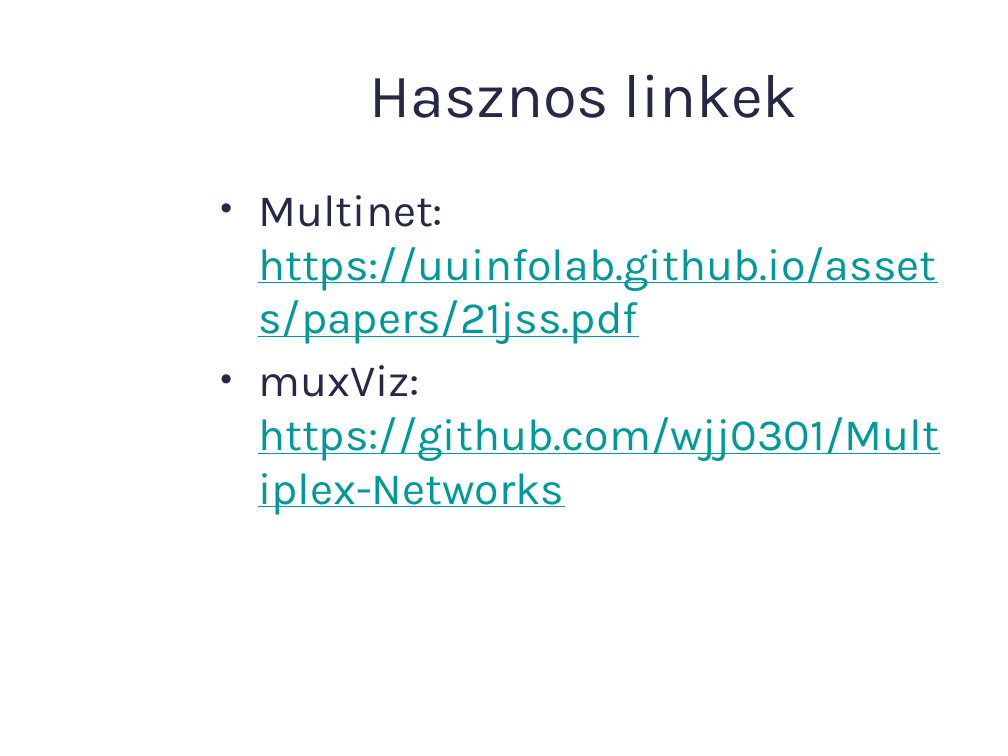
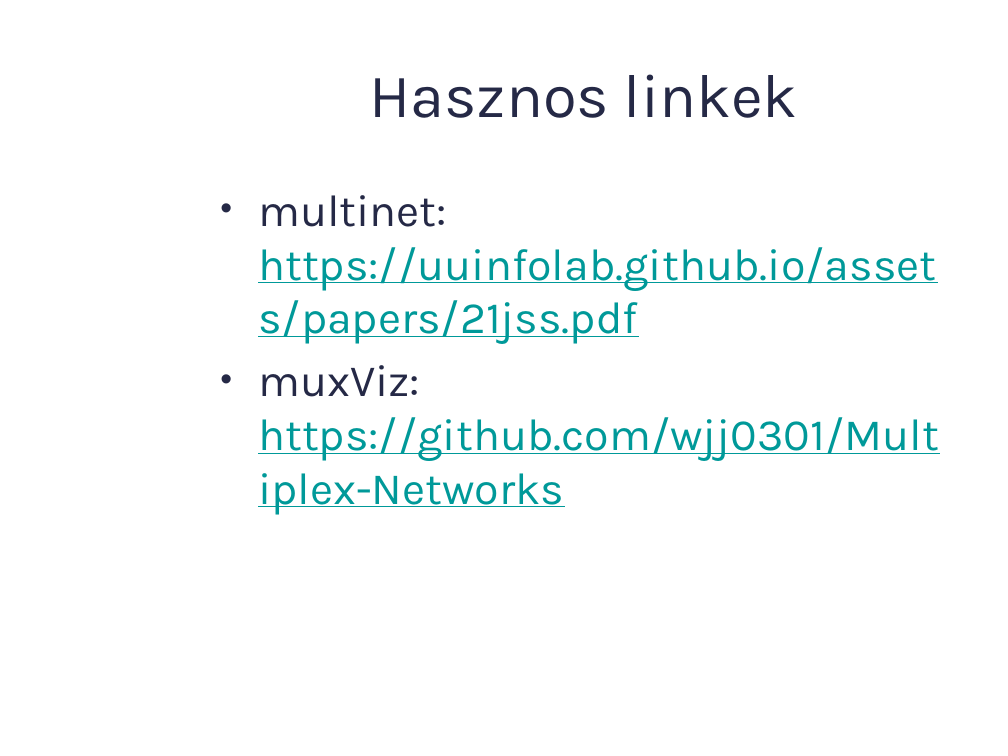
Before and after one commit to kzst/halo, a slide deck: slide 30 of HE.pptx. Drawn at 1008x756 pixels with LibreOffice and Linux fonts; fonts in the diff are those of the drawing; background and template pictures are left out. Boxes give left, top, right and bottom in pixels: in the first picture for what was removed or moved away, otherwise in the second. Text is boxed around its words. In the diff, an @@ line names an element or a change of style, - is before the commit and + after.

```diff
--- a/HE.pptx
+++ b/HE.pptx
@@ text at bbox=[258, 195, 936, 344]: text changed @@
-• Multinet: https://uuinfolab.github.io/assets/papers/21jss.pdf
+• multinet: https://uuinfolab.github.io/assets/papers/21jss.pdf
```
Also in this commit, not shown: 1 other file.
